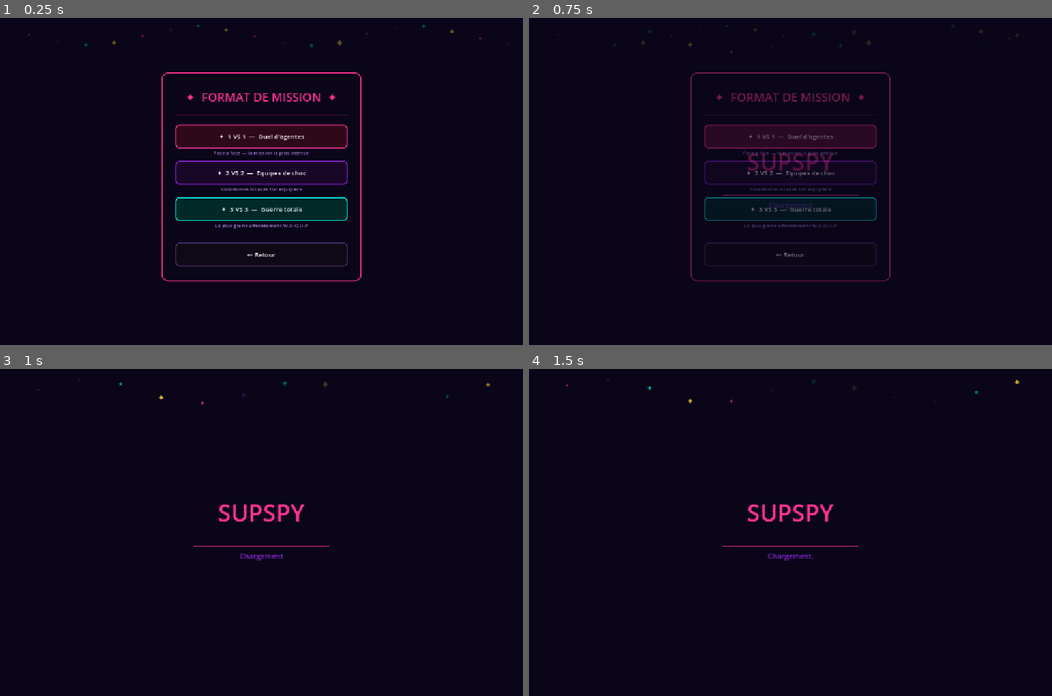
Above: before the commit, frames 1-4 (two rows, left to right).
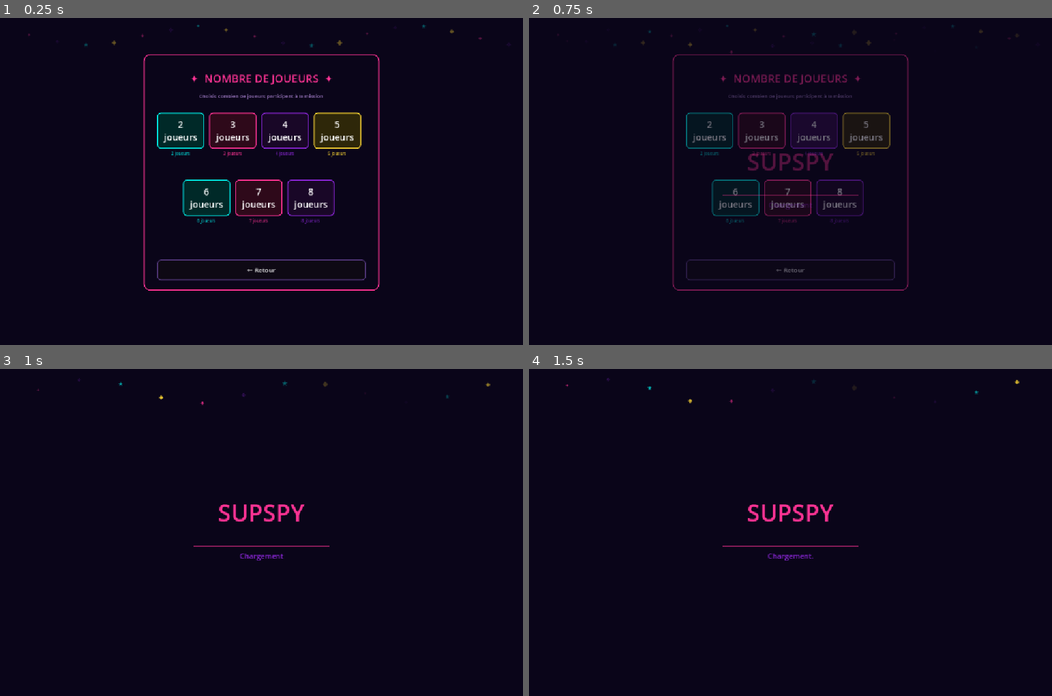
Above: after the commit, the same moments.

Repository: haninitz/2PROJ_SupSpy
Game: Godot game, scene res://scenes/online/ChoixFormat.tscn
The game is run twice, just before and just after one commit, with the same random seed, the same clock (stepped at 60 frames per second) and the same inputs. This scene is started directly instead of the project's main scene.
Inputs (mouse positions are in pixels of both pictures, inside the frame that each line leads up to):
- Up to frame 1 (0.25 s): no input
- Up to frame 2 (0.75 s): click (790, 135) at 0.5 s, where only the run before the commit has a clickable "✦ 1 VS 1 — Duel d'agentes"
- Up to frame 3 (1 s): no input
- Up to frame 4 (1.5 s): click "✦ Beverly Hills Mall" at 1.25 s

The runs differ from the first frame. In frame 1, 10% of the frame differs, in the area x 27-73%, y 11-84%; in frame 2, 6.0%; in frame 3, nothing differs; in frame 4, nothing differs.

Commit message:
changement ui

Diff:
--- a/scenes/camp_base.tscn
+++ b/scenes/camp_base.tscn
@@ -2,7 +2,6 @@
 
 [ext_resource type="Script" uid="uid://bbq2y4b0l2gcc" path="res://scripts/Camp.gd" id="1_reiu6"]
 [ext_resource type="Script" uid="uid://cg647u43wkph8" path="res://scripts/Tourelle.gd" id="2_n7chk"]
-
 
 [sub_resource type="CircleShape2D" id="CircleShape2D_yj377"]
 radius = 42.0
--- a/scripts/Camp.gd
+++ b/scripts/Camp.gd
@@ -115,6 +115,8 @@
 #  TURRET
 # ─────────────────────────────────────────
 func _process_turret(delta: float) -> void:
+	if turret_area == null:
+		return
 	if _turret_target == null or not is_instance_valid(_turret_target):
 		_turret_target = _find_nearest_enemy()
 		if _turret_target == null:
@@ -126,6 +128,8 @@
 		_fire_at(_turret_target)
 
 func _find_nearest_enemy() -> Node:
+	if turret_area == null:
+		return null
 	var nearest      : Node  = null
 	var nearest_dist : float = INF
 	for body in turret_area.get_overlapping_bodies():
--- a/scripts/autoloads/GameConfig.gd
+++ b/scripts/autoloads/GameConfig.gd
@@ -18,14 +18,18 @@
 var losses:   int    = 0
 
 func get_max_players() -> int:
+	# Format peut être "2".."8" (nb joueurs) ou legacy "1v1","2v2","3v3","4v4"
+	if format.is_valid_int():
+		return clamp(int(format), 2, 8)
 	match format:
 		"1v1": return 2
 		"2v2": return 4
 		"3v3": return 6
+		"4v4": return 8
 	return 2
 
 func get_players_per_team() -> int:
-	return get_max_players() / 2 as int
+	return get_max_players()
 
 func reset() -> void:
 	mode       = ""
--- a/scripts/online/choix_format.gd
+++ b/scripts/online/choix_format.gd
@@ -1,5 +1,6 @@
 extends Control
 # choix_format.gd — SupKonQuest · Totally Spies
+# Choix du nombre de joueurs pour la room (2 à 8)
 
 const C_BG     := Color(0.04, 0.02, 0.10)
 const C_PINK   := Color(1.00, 0.20, 0.58)
@@ -17,6 +18,7 @@
 	bg.size = Vector2(1152, 720)
 	add_child(bg)
 
+	# Décorations étoiles
 	for i in range(18):
 		var s := Label.new()
 		s.text = ["✦","✧","★","◆"][i % 4]
@@ -27,80 +29,105 @@
 		add_child(s)
 
 	var panel := Panel.new()
-	panel.position = Vector2(1152.0/2 - 220, 720.0/2 - 240)
-	panel.size = Vector2(440, 460)
+	panel.position = Vector2(1152.0/2 - 260, 720.0/2 - 280)
+	panel.size = Vector2(520, 520)
 	panel.add_theme_stylebox_override("panel", _flat(C_BG, C_PINK, 2, 14))
 	add_child(panel)
 
 	var title := Label.new()
-	title.text = "✦  FORMAT DE MISSION  ✦"
+	title.text = "✦  NOMBRE DE JOUEURS  ✦"
 	title.position = Vector2(0, 36)
-	title.size = Vector2(440, 50)
+	title.size = Vector2(520, 50)
 	title.horizontal_alignment = HORIZONTAL_ALIGNMENT_CENTER
-	title.add_theme_font_size_override("font_size", 26)
+	title.add_theme_font_size_override("font_size", 24)
 	title.add_theme_color_override("font_color", C_PINK)
 	panel.add_child(title)
 
+	var sub := Label.new()
+	sub.text = "Choisis combien de joueurs participent à la mission"
+	sub.position = Vector2(0, 84)
+	sub.size = Vector2(520, 20)
+	sub.horizontal_alignment = HORIZONTAL_ALIGNMENT_CENTER
+	sub.add_theme_font_size_override("font_size", 11)
+	sub.add_theme_color_override("font_color", Color(0.65, 0.50, 0.80))
+	panel.add_child(sub)
+
 	var div := ColorRect.new()
 	div.color = Color(C_PINK.r, C_PINK.g, C_PINK.b, 0.30)
-	div.position = Vector2(30, 94)
-	div.size = Vector2(380, 1)
+	div.position = Vector2(30, 110)
+	div.size = Vector2(460, 1)
 	panel.add_child(div)
 
-	var btn_1v1 := _btn(panel, "✦  1 VS 1  —  Duel d'agentes", Vector2(30, 115), C_PINK)
-	btn_1v1.pressed.connect(func(): _select("1v1"))
-	_desc(panel, "Face a face — la mission la plus intense", Vector2(30, 169))
+	# Boutons 2 à 8 joueurs — 2 rangées : [2,3,4,5] et [6,7,8]
+	var colors : Array[Color] = [
+		C_CYAN, C_PINK, C_PURPLE, C_GOLD,
+		C_CYAN, C_PINK, C_PURPLE
+	]
+	var descs : Array[String] = [
+		"2 joueurs", "3 joueurs", "4 joueurs", "5 joueurs",
+		"6 joueurs", "7 joueurs", "8 joueurs"
+	]
 
-	var btn_2v2 := _btn(panel, "✦  2 VS 2  —  Equipes de choc", Vector2(30, 195), C_PURPLE)
-	btn_2v2.pressed.connect(func(): _select("2v2"))
-	_desc(panel, "Coordonne-toi avec ton equipiere", Vector2(30, 249))
+	for i in range(7):
+		var nb : int = i + 2  # 2..8
+		var col : Color = colors[i]
+		var row : int = i / 4
+		var col_i : int = i % 4
+		var btn_w : float = 104.0
+		var btn_x : float = 30.0 + col_i * 115.0
+		# Centrer la dernière rangée (3 boutons)
+		if row == 1:
+			btn_x = 30.0 + (col_i * 115.0) + 57.0
 
-	var btn_3v3 := _btn(panel, "✦  3 VS 3  —  Guerre totale", Vector2(30, 275), C_CYAN)
-	btn_3v3.pressed.connect(func(): _select("3v3"))
-	_desc(panel, "Le plus grand affrontement W.O.O.H.P", Vector2(30, 329))
+		var b := Button.new()
+		b.text = "%d\njoueurs" % nb
+		b.position = Vector2(btn_x, 128 + row * 148)
+		b.size = Vector2(btn_w, 80)
+		b.add_theme_font_size_override("font_size", 20)
+		b.add_theme_stylebox_override("normal",
+			_flat(Color(col.r*0.18, col.g*0.18, col.b*0.18), col, 2, 8))
+		b.add_theme_stylebox_override("hover",
+			_flat(Color(col.r*0.32, col.g*0.32, col.b*0.32), col, 2, 8))
+		b.add_theme_color_override("font_color", C_WHITE)
+		var n : int = nb
+		b.pressed.connect(func(): _select(n))
+		panel.add_child(b)
 
-	var btn_back := _btn(panel, "← Retour", Vector2(30, 375), Color(0.30, 0.20, 0.45))
+		var desc_lbl := Label.new()
+		desc_lbl.text = descs[i]
+		desc_lbl.position = Vector2(btn_x, 128 + row * 148 + 84)
+		desc_lbl.size = Vector2(btn_w, 16)
+		desc_lbl.horizontal_alignment = HORIZONTAL_ALIGNMENT_CENTER
+		desc_lbl.add_theme_font_size_override("font_size", 9)
+		desc_lbl.add_theme_color_override("font_color", Color(col.r, col.g, col.b, 0.80))
+		panel.add_child(desc_lbl)
+
+	var btn_back := _btn(panel, "← Retour", Vector2(30, 452), Color(0.30, 0.20, 0.45))
 	btn_back.pressed.connect(_on_back_pressed)
 
-func _select(f: String) -> void:
-	GameConfig.format = f
+func _select(nb: int) -> void:
+	GameConfig.format = str(nb)
 	SceneLoader.goto("res://scenes/online/ChoixMap.tscn")
 
 func _on_back_pressed() -> void:
 	SceneLoader.goto("res://scenes/online/ChoixMode.tscn")
 
-func _desc(parent: Control, text: String, pos: Vector2) -> void:
-	var l := Label.new()
-	l.text = text
-	l.position = pos
-	l.size = Vector2(380, 20)
-	l.horizontal_alignment = HORIZONTAL_ALIGNMENT_CENTER
-	l.add_theme_font_size_override("font_size", 11)
-	l.add_theme_color_override("font_color", Color(0.65, 0.50, 0.80))
-	parent.add_child(l)
-
 func _flat(bg: Color, border: Color, bw: int, cr: int) -> StyleBoxFlat:
 	var s := StyleBoxFlat.new()
 	s.bg_color = bg
 	s.border_color = border
-	s.border_width_left = bw
-	s.border_width_right = bw
-	s.border_width_top = bw
-	s.border_width_bottom = bw
-	s.corner_radius_top_left = cr
-	s.corner_radius_top_right = cr
-	s.corner_radius_bottom_left = cr
-	s.corner_radius_bottom_right = cr
+	s.border_width_left = bw; s.border_width_right = bw
+	s.border_width_top = bw; s.border_width_bottom = bw
+	s.corner_radius_top_left = cr; s.corner_radius_top_right = cr
+	s.corner_radius_bottom_left = cr; s.corner_radius_bottom_right = cr
 	return s
 
 func _btn(parent: Control, text: String, pos: Vector2, col: Color) -> Button:
 	var b := Button.new()
-	b.text = text
-	b.position = pos
-	b.size = Vector2(380, 52)
+	b.text = text; b.position = pos; b.size = Vector2(460, 46)
 	b.add_theme_font_size_override("font_size", 14)
-	b.add_theme_stylebox_override("normal", _flat(Color(col.r*0.18, col.g*0.18, col.b*0.18), col, 2, 8))
-	b.add_theme_stylebox_override("hover", _flat(Color(col.r*0.32, col.g*0.32, col.b*0.32), col, 2, 8))
+	b.add_theme_stylebox_override("normal", _flat(Color(col.r*0.18,col.g*0.18,col.b*0.18), col, 2, 8))
+	b.add_theme_stylebox_override("hover",  _flat(Color(col.r*0.32,col.g*0.32,col.b*0.32), col, 2, 8))
 	b.add_theme_color_override("font_color", C_WHITE)
 	parent.add_child(b)
 	return b
--- a/scripts/ui/Hud.gd
+++ b/scripts/ui/Hud.gd
@@ -303,6 +303,31 @@
 	spell_button.pressed.connect(_on_spell_pressed)
 	selection_panel.add_child(spell_button)
 
+	# Barre de cooldown (fond + remplissage)
+	var cd_bg := ColorRect.new()
+	cd_bg.name     = "CooldownBg"
+	cd_bg.color    = Color(0.12, 0.08, 0.22, 0.95)
+	cd_bg.position = Vector2(300, 32)
+	cd_bg.size     = Vector2(90, 5)
+	selection_panel.add_child(cd_bg)
+
+	var cd_fg := ColorRect.new()
+	cd_fg.name     = "CooldownFg"
+	cd_fg.color    = U.C_CYAN
+	cd_fg.position = Vector2(300, 32)
+	cd_fg.size     = Vector2(0, 5)
+	selection_panel.add_child(cd_fg)
+
+	var cd_lbl := Label.new()
+	cd_lbl.name     = "CooldownLbl"
+	cd_lbl.position = Vector2(296, 38)
+	cd_lbl.size     = Vector2(98, 14)
+	cd_lbl.horizontal_alignment = HORIZONTAL_ALIGNMENT_CENTER
+	cd_lbl.add_theme_font_size_override("font_size", 9)
+	cd_lbl.add_theme_color_override("font_color", U.C_CYAN)
+	cd_lbl.visible = false
+	selection_panel.add_child(cd_lbl)
+
 	# Séparateur
 	var div := ColorRect.new()
 	div.color    = Color(U.C_PINK.r, U.C_PINK.g, U.C_PINK.b, 0.35)
@@ -511,14 +536,40 @@
 	# En-tête
 	unit_count_label.text = "✦  %d unité(s) sélectionnée(s)" % selected_units.size()
 
-	# Bouton spell
+	# Bouton spell + cooldown
 	var has_spell : bool = false
+	var spell_unit = null
 	for u in selected_units:
 		if is_instance_valid(u) and u.get("unit_type") in [
 				Unit.UnitType.SOUTIEN, Unit.UnitType.SOIGNEUR]:
 			has_spell = true
+			spell_unit = u
 			break
 	spell_button.visible = has_spell
+
+	# Mise à jour barre cooldown
+	var cd_fg  : ColorRect = selection_panel.get_node_or_null("CooldownFg")
+	var cd_lbl : Label     = selection_panel.get_node_or_null("CooldownLbl")
+	if cd_fg and cd_lbl and has_spell and is_instance_valid(spell_unit):
+		var cd_remain : float = spell_unit.get("spell_cooldown_remaining") \
+			if spell_unit.get("spell_cooldown_remaining") != null else 0.0
+		var cd_total  : float = spell_unit.get("spell_cooldown_max") \
+			if spell_unit.get("spell_cooldown_max") != null else 1.0
+		var on_cd : bool = cd_remain > 0.01
+		if on_cd:
+			var ratio : float = clamp(cd_remain / max(cd_total, 0.01), 0.0, 1.0)
+			cd_fg.size.x = 90.0 * (1.0 - ratio)
+			cd_fg.color  = Color(0.80, 0.30, 0.10)
+			cd_lbl.text  = "CD %.1fs" % cd_remain
+			cd_lbl.visible = true
+			spell_button.disabled = true
+			spell_button.add_theme_color_override("font_color", Color(0.50, 0.40, 0.60))
+		else:
+			cd_fg.size.x = 90.0
+			cd_fg.color  = U.C_CYAN
+			cd_lbl.visible = false
+			spell_button.disabled = false
+			spell_button.add_theme_color_override("font_color", U.C_CYAN)
 
 	# Stats détaillées si 1 seule unité
 	if selected_units.size() == 1:
--- a/scripts/ui/Mainmenu.gd
+++ b/scripts/ui/Mainmenu.gd
@@ -576,13 +576,38 @@
 				if lang: lang.current = captured_lc
 				_rebuild())
 			scr.add_child(lb)
-		scr.add_child(U.lbl(U.lt("volume") + " :", Vector2(55, 210), 13, U.C_CYAN))
+		scr.add_child(U.lbl("Sound Volume :", Vector2(55, 210), 13, U.C_CYAN))
 		var sv : HSlider = HSlider.new()
 		sv.position = Vector2(55, 232); sv.size = Vector2(350, 22)
 		sv.min_value = 0; sv.max_value = 100; sv.value = 80
 		sv.value_changed.connect(func(v: float):
 			AudioServer.set_bus_volume_db(AudioServer.get_bus_index("Master"), linear_to_db(v / 100.0)))
-		scr.add_child(sv))
+		scr.add_child(sv)
+
+		scr.add_child(U.lbl("Music Volume :", Vector2(55, 270), 13, U.C_CYAN))
+		var mv : HSlider = HSlider.new()
+		mv.position = Vector2(55, 292); mv.size = Vector2(350, 22)
+		mv.min_value = 0; mv.max_value = 100; mv.value = 50
+		mv.value_changed.connect(func(v: float):
+			var bus_idx : int = AudioServer.get_bus_index("Music")
+			if bus_idx >= 0:
+				AudioServer.set_bus_volume_db(bus_idx, linear_to_db(v / 100.0)))
+		scr.add_child(mv)
+
+		scr.add_child(U.lbl("Display :", Vector2(55, 330), 13, U.C_GOLD))
+		var disp_labels : Array[String] = ["Fullscreen", "Windowed", "Borderless"]
+		for i in range(3):
+			var db : Button = U.btn(disp_labels[i], Vector2(55 + i * 148, 354), Vector2(134, 34), 12)
+			db.add_theme_stylebox_override("normal", U.flat(Color(0.14,0.10,0.04), U.C_GOLD, 2, 6))
+			db.add_theme_color_override("font_color", U.C_WHITE)
+			match i:
+				0: db.pressed.connect(func():
+					DisplayServer.window_set_mode(DisplayServer.WINDOW_MODE_FULLSCREEN))
+				1: db.pressed.connect(func():
+					DisplayServer.window_set_mode(DisplayServer.WINDOW_MODE_WINDOWED))
+				2: db.pressed.connect(func():
+					DisplayServer.window_set_mode(DisplayServer.WINDOW_MODE_MAXIMIZED))
+			scr.add_child(db))
 
 
 func _open_overlay(title: String, col: Color, builder: Callable) -> void:
